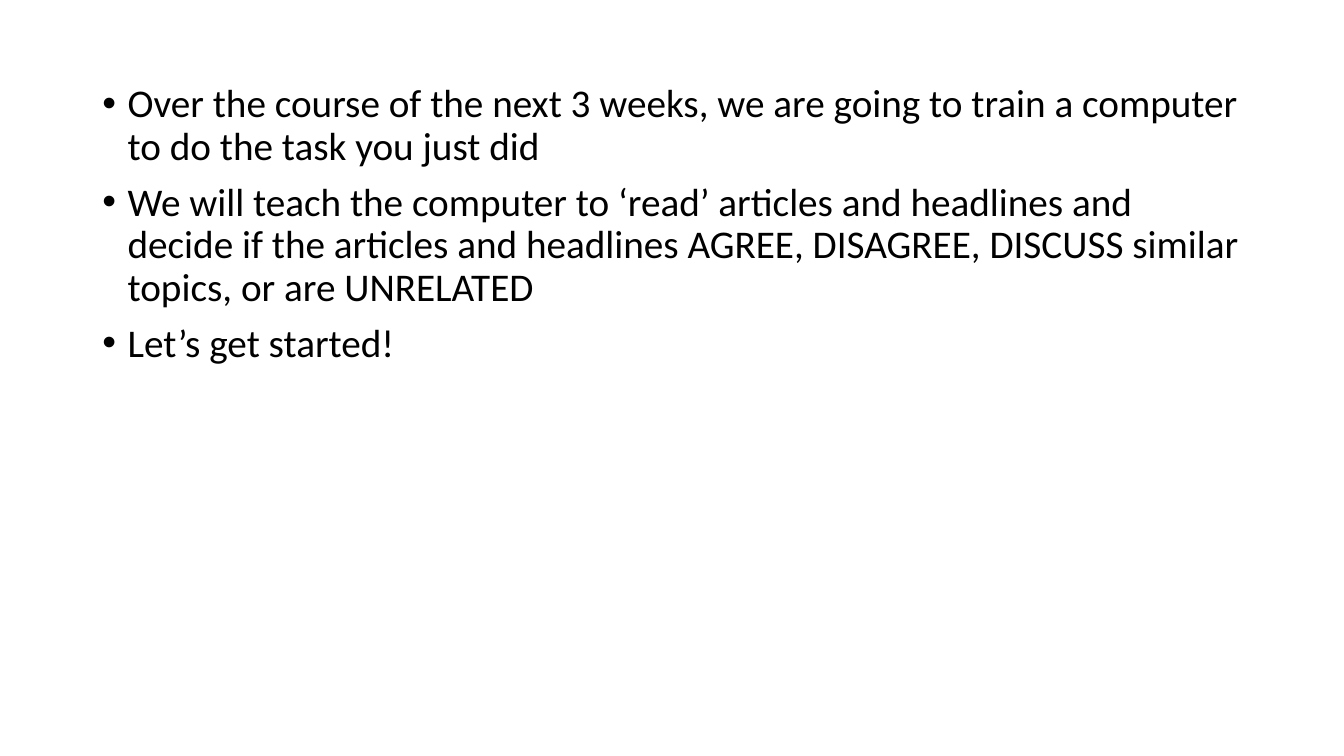
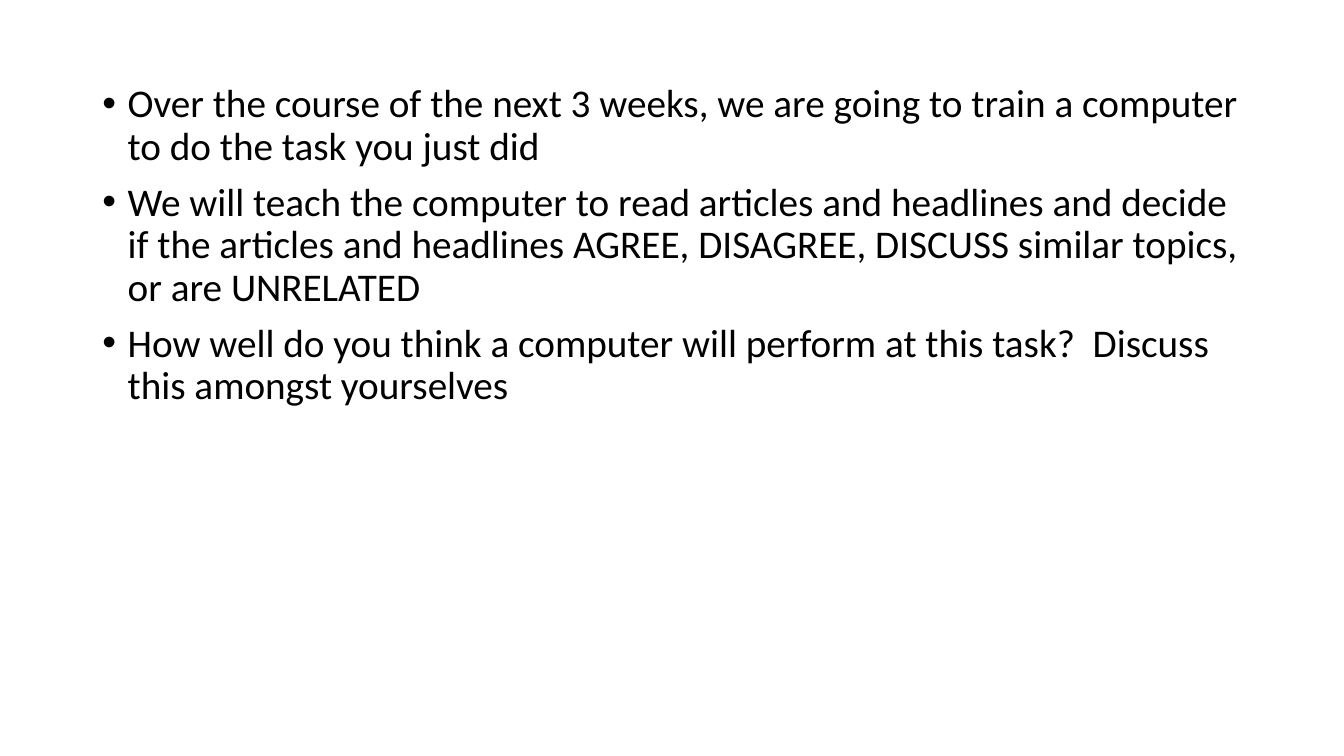
Before and after one commit to cchen23/AI4ALL_NLP, a slide deck: slide 16 of Slides/Day2_NLP_FakeNewsChallenge.pptx. Drawn at 1344x756 pixels with LibreOffice and Linux fonts; fonts in the diff are those of the drawing. Boxes give left, top, right and bottom in pixels: in the first picture for what was removed or moved away, otherwise in the second. Text is boxed around its words. In the diff, an @@ line names an element or a change of style, - is before the commit and + after.

```diff
--- a/Slides/Day2_NLP_FakeNewsChallenge.pptx
+++ b/Slides/Day2_NLP_FakeNewsChallenge.pptx
@@ text at bbox=[128, 188, 1238, 406]: text changed @@
-• We will teach the computer to ‘read’ articles and headlines and decide if the articles and headlines AGREE, DISAGREE, DISCUSS similar topics, or are UNRELATED
-• Let’s get started!
+• We will teach the computer to read articles and headlines and decide if the articles and headlines AGREE, DISAGREE, DISCUSS similar topics, or are UNRELATED
+• How well do you think a computer will perform at this task? Discuss this amongst yourselves
```
Also in this commit, not shown: 2 other slides changed, 1 slide added.
